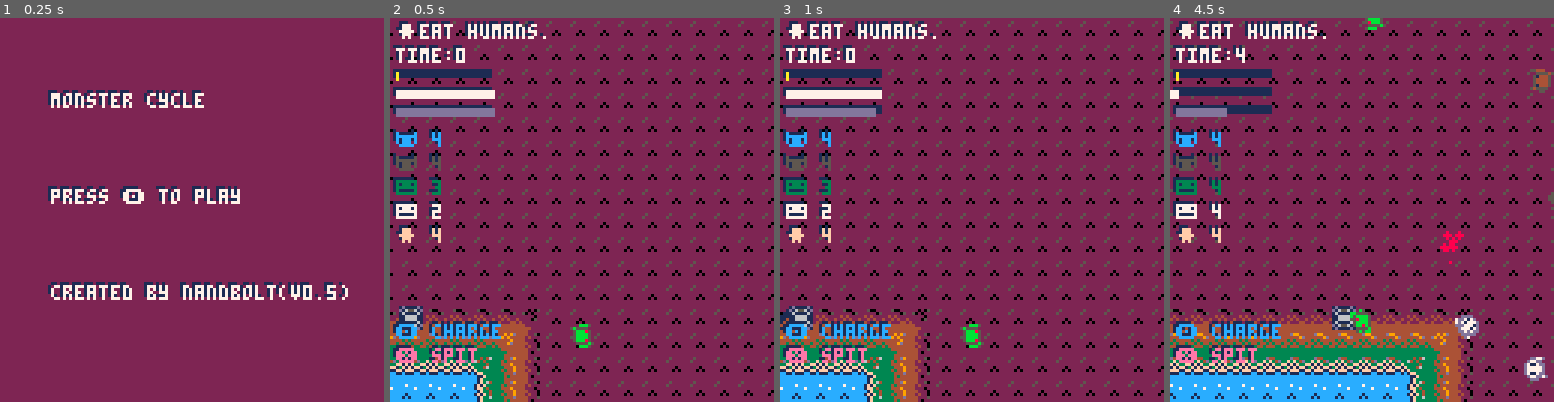
Above: before the commit, frames 1-4 (left to right).
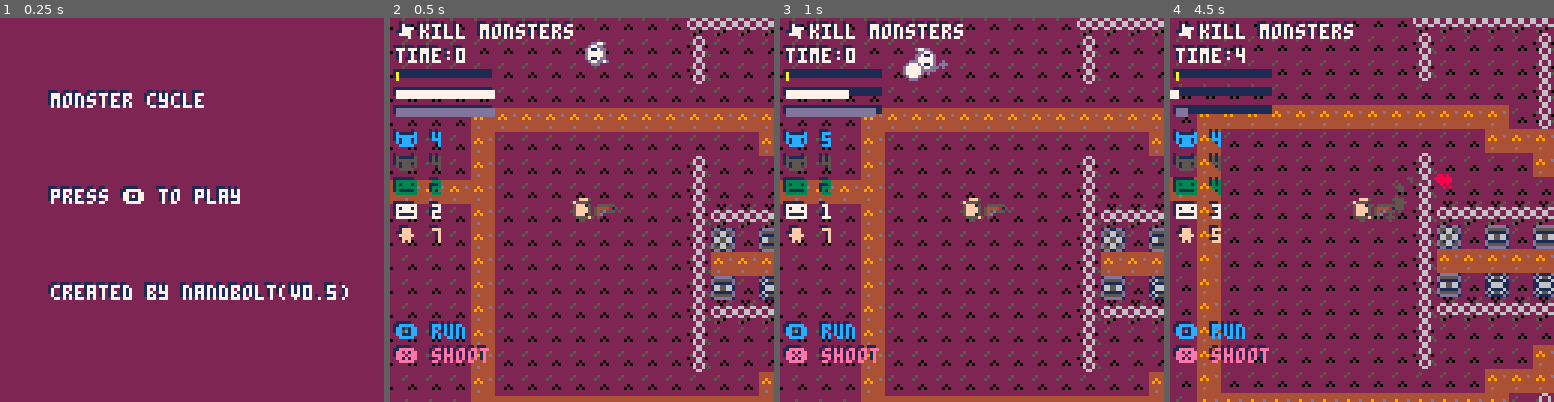
Above: after the commit, the same moments.

Repository: nandbolt/Monster-Cycle
Game: PICO-8 cartridge monster-cycle.p8
Two runs of this game, one before a commit and one after it. Both use one fixed random seed, a clock stepped at 60 frames per second and the inputs below.
Inputs:
- Up to frame 1 (0.25 s): no input
- Up to frame 2 (0.5 s): tap X (X key) at 0.33 s
- Up to frame 3 (1 s): tap O (Z key) at 0.7 s
- Up to frame 4 (4.5 s): tap X (X key) at 1.07, 1.85, 2.97, 4.08 s; hold Right 1.6-2.1 s; tap O (Z key) every 0.4 s from 1.7 to 4.1 s; hold Up 2.15-2.42 s; hold Right 2.47-3.03 s; hold Left 3.08-3.58 s; hold Down 3.63-3.97 s; hold Right from 4.02 s (still down)

Frame 1 is identical in both runs. In frame 2, 35% of the frame differs, in the area x 0-100%, y 0-100%; in frame 3, 35%; in frame 4, 44%.

Commit message:
handgun + more

Diff:
--- a/monster-cycle.p8
+++ b/monster-cycle.p8
@@ -76,7 +76,7 @@
 			spnr.y=irnd(0,mw)
 			make_skeleton(spnr.x,spnr.y,false)
 		end
-		for i=1,4 do
+		for i=1,6 do
 			spnr.x=irnd(0,mw)
 			spnr.y=irnd(0,mw)
 			make_human(spnr.x,spnr.y,false)
@@ -87,10 +87,10 @@
 		spnr.y=irnd(0,mh)
 		if rnd(1)<0.5 then
 			--make_ghost(spnr.x,spnr.y,true)
-			make_zombie(spnr.x,spnr.y,true)
+			make_human(spnr.x,spnr.y,true)
 		else
 			--make_wraith(spnr.x,spnr.y,true)
-			make_zombie(spnr.x,spnr.y,true)
+			make_human(spnr.x,spnr.y,true)
 		end
 	end
 end
@@ -329,6 +329,7 @@
 hss=64 --half screen size
 ts=8 --tile size
 hts=4 --half tile size
+rt2o2=0.7071 --sqrt(2)/2
 st_wander=0 --wander state
 st_fight=1 --fight state
 st_flee=2 --flee state
@@ -658,11 +659,13 @@
 	zombie.pc1=11
 	zombie.pc2=3
 	zombie.paccel=0.05
-	zombie.pburst=2
+	zombie.pburst=1
+	zombie.precoil=0
 	zombie.psize=2
 	zombie.pspd=0
 	zombie.plife=30
 	zombie.pcost=30
+	zombie.pethereal=true
 end
 -->8
 --actor
@@ -672,6 +675,8 @@
 	--dimensions
 	a.bbhw=3 --bounding box half width
 	a.bbhh=3 --bounding box half height
+	a.xfacing=1 --x facing direction
+	a.yfacing=0 --y facing direction
 
 	--movement
 	a.x=x --x position
@@ -683,6 +688,7 @@
 	a.normspd=2 --normal max move speed
 	a.accel=0.1 --move acceleration
 	a.ethereal=false --ethereal=no wall collisions
+	a.bounce=false --bounce on walls
 
 	--sprite
 	a.rsprs={1} --right sprites
@@ -731,7 +737,7 @@
 	a.ty=a.y --target y position
 	a.mstate=st_wander --mental state
 	a.mcnt=irnd(0,16) --mental counter
-	a.tradius=32 --target detection radius
+	a.tradius=64 --target detection radius
 end
 
 --updates player actor input
@@ -768,7 +774,15 @@
 	local ty=a.y/ts
 	if not a.ethereal and
 		in_table(walls,mget(tx,ty)) then
-		a.vx=0
+		if (a.bounce) then
+			a.vx*=-1
+			tx=(bb+a.vx)/ts
+			if in_table(walls,mget(tx,ty)) then
+				a.vx=0
+			end
+		else
+			a.vx=0
+		end
 	end
 	a.x=clamp(a.x+a.vx,0,mw-ts)
 	bb=clamp(bb+a.vx,0,mw-ts*2)
@@ -780,7 +794,15 @@
 	ty=(bb+a.vy)/ts
 	if not a.ethereal and
 		in_table(walls,mget(tx,ty)) then
-		a.vy=0
+		if (a.bounce) then
+			a.vy*=-1
+			ty=(bb+a.vx)/ts
+			if in_table(walls,mget(tx,ty)) then
+				a.vy=0
+			end
+		else
+			a.vy=0
+		end
 	end
 	a.y=clamp(a.y+a.vy,0,mh-ts)
 
@@ -825,14 +847,7 @@
 function draw_hitbox(a)
 	local bbx1,bbx2=a.x-a.bbhw,a.x+a.bbhw
 	local bby1,bby2=a.y-a.bbhh,a.y+a.bbhh
-	for y=bby1,bby2 do
-		for x=bbx1,bbx2 do
-			if (x==bbx1 or x==bbx2 or
-				y==bby1 or y==bby2) then
-				pset(x,y,7)
-			end
-		end
-	end
+	rect(bbx1,bby1,bbx2,bby2,7)
 end
 
 --renders the actor
@@ -858,33 +873,43 @@
 			--update facing direction
 			if a.vx>0 then
 				a.flipx=false
+				a.xfacing=rt2o2
 			else
 				a.flipx=true
+				a.xfacing=-rt2o2
 			end
 			if a.vy>0 then
 				a.flipy=false
+				a.yfacing=rt2o2
 			else
 				a.flipy=true
+				a.yfacing=-rt2o2
 			end
 		--down sprite
 		elseif abs(a.vx)<abs(a.vy) then
 			a.sprs=a.dsprs
+			a.xfacing=0
 
 			--update y facing direction
 			if a.vy<0 then
 				a.flipy=true
+				a.yfacing=-1
 			elseif a.vy>0 then
 				a.flipy=false
+				a.yfacing=1
 			end
 		--right sprite
 		else
 			a.sprs=a.rsprs
+			a.yfacing=0
 
 			--update x facing direction
 			if a.vx<0 then
 				a.flipx=true
+				a.xfacing=-1
 			elseif a.vx>0 then
 				a.flipx=false
+				a.xfacing=1
 			end
 		end
 	end
@@ -895,8 +920,20 @@
 	spr(sprite,a.x-hts,a.y-hts,
 		1,1,a.flipx,a.flipy)
 
-	--draw hitbox
+	--draw debug
 	--draw_hitbox(a)
+	--circ(a.x,a.y,a.tradius,7)
+	--line(a.x,a.y,a.x+a.xfacing*8,a.y+a.yfacing*8,7)
+end
+
+--update meter
+function update_meter(a)
+	if a.cooldwn<=0 then
+		a.meter=a.maxmeter
+		a.cooldwn=a.maxcooldwn
+	elseif a.meter<a.maxmeter then
+		a.cooldwn-=1
+	end
 end
 
 --init trail
@@ -936,6 +973,8 @@
 	--states
 	a.running=false
 	a.runspd=rspd
+	a.burststr=0
+	a.burstcost=30
 	a.contactdmg=true
 end
 
@@ -960,12 +999,7 @@
 	else
 		a.dashing=false
 		a.invulnerable=false
-		if a.cooldwn<=0 then
-			a.meter=a.maxmeter
-			a.cooldwn=a.maxcooldwn
-		elseif a.meter<a.maxmeter then
-			a.cooldwn-=1
-		end
+		update_meter(a)
 	end
 
 	--update max speed
@@ -986,6 +1020,13 @@
 function update_run(a)
 	if a.oaction and a.meter>0 then
 		if not a.running then
+			--burst
+			if a.burststr!=0 then
+				a.vx+=a.dx*a.burststr
+				a.vy+=a.dy*a.burststr
+				a.meter-=a.burstcost
+			end
+
 			--if player
 			if a==player then
 				sfx(0)
@@ -996,12 +1037,7 @@
 		a.meter-=1
 	else
 		a.running=false
-		if a.cooldwn<=0 then
-			a.meter=a.maxmeter
-			a.cooldwn=a.maxcooldwn
-		elseif a.meter<a.maxmeter then
-			a.cooldwn-=1
-		end
+		update_meter(a)
 	end
 
 	--update max speed
@@ -1107,8 +1143,12 @@
 			end
 		end
 	else
-		local dist = get_dist(a.x,a.y,a.targ.x,a.targ.y)
-		if a.targ==nil or dist>a.tradius then
+		if a.targ!=nil then
+			local dist=get_dist(a.x,a.y,a.targ.x,a.targ.y)
+			if dist>a.tradius then
+				a.mstate=st_wander
+			end
+		else
 			a.mstate=st_wander
 		end
 	end
@@ -1174,6 +1214,7 @@
 	a.pcost=20
 	a.precoil=3
 	a.pfollow=false
+	a.pbounce=false
 
 	--draw
 	a.pc1=7
@@ -1187,8 +1228,14 @@
 function update_blaster(a)
 	--check blast input + meter cost
 	if a.xactionp and a.meter>0 then
+		--update speed(add to projectile velocity)
+		a.spd=get_vec_len(a.vx,a.vy)
+
+		--standing shot
+		update_standing_shot(a)
+
 		--blast
-		spawn_proj(a,a.x,a.y,a.dx,a.dy,a.pburst)
+		spawn_proj(a,a.x,a.y,a.dx,a.dy,a.pburst+a.spd)
 		a.meter-=a.pcost
 		a.vx+=-a.dx*a.precoil
 		a.vy+=-a.dy*a.precoil
@@ -1200,6 +1247,156 @@
 		--if player
 		if a==player then
 			sfx(0)
+		end
+	end
+end
+
+--update blaster 2
+function update_blaster2(a)
+	--check blast input + meter cost
+	if a.oactionp and a.meter>0 then
+		--update speed(add to projectile velocity)
+		a.spd=get_vec_len(a.vx,a.vy)
+
+		--standing shot
+		update_standing_shot(a)
+
+		--blast
+		spawn_proj(a,a.x,a.y,a.dx,a.dy,a.pburst+a.spd)
+		local ds={}
+		if a.dx>0 then
+			if a.dy>0 then
+				ds={1,0,0,1} --southeast
+			elseif a.dy<0 then
+				ds={0,-1,1,0} --northeast
+			else
+				ds={rt2o2,-rt2o2,rt2o2,rt2o2} --east
+			end
+		elseif a.dx<0 then
+			if a.dy>0 then
+				ds={-1,0,0,1} --southwest
+			elseif a.dy<0 then
+				ds={0,-1,-1,0} --northwest
+			else
+				ds={-rt2o2,-rt2o2,-rt2o2,rt2o2} --west
+			end
+		else
+			if a.dy>0 then
+				ds={-rt2o2,rt2o2,rt2o2,rt2o2} --south
+			else
+				ds={-rt2o2,-rt2o2,rt2o2,-rt2o2} --north
+			end
+		end
+		spawn_proj(a,a.x,a.y,ds[1],ds[2],a.pburst+a.spd)
+		spawn_proj(a,a.x,a.y,ds[3],ds[4],a.pburst+a.spd)
+		a.meter-=a.pcost*3
+		a.vx+=-a.dx*a.precoil
+		a.vy+=-a.dy*a.precoil
+
+		--cooldown
+		a.cooldwn=a.maxcooldwn
+		a.oactionp=false
+
+		--if player
+		if a==player then
+			sfx(0)
+		end
+	end
+end
+
+--update item
+function update_item(a)
+	--update position
+	update_item_pos(a)
+
+	--check blast input + meter cost
+	if a.xactionp and a.meter>0 then
+		--update speed(add to projectile velocity)
+		a.spd=get_vec_len(a.vx,a.vy)
+
+		--blast
+		local xoff=a.itmxoff+hts
+		local yoff=a.itmyoff+hts
+		local dx=xoff/a.itmoff
+		local dy=yoff/a.itmoff
+		spawn_proj(a,a.x+xoff,
+			a.y+yoff,dx,dy,
+			a.pburst+a.spd)
+		a.meter-=a.pcost
+		a.vx+=-dx*a.precoil
+		a.vy+=-dy*a.precoil
+
+		--cooldown
+		a.cooldwn=a.maxcooldwn
+		a.xactionp=false
+
+		--if player
+		if a==player then
+			sfx(0)
+		end
+	end
+end
+
+--update standing shot
+function update_standing_shot(a)
+	if a.dx==0 and a.dy==0 then
+		--facing horizontal
+		if a.sprs==a.rsprs then
+			if a.flipx then
+				a.dx=-1 --left
+			else
+				a.dx=1 --right
+			end
+		--facing vertical
+		elseif a.sprs==a.dsprs then
+			if a.flipy then
+				a.dy=-1 --up
+			else
+				a.dy=1 --down
+			end
+		--facing diagonal
+		else
+			if a.flipx then
+				a.dx=-rt2o2
+			else
+				a.dx=rt2o2
+			end
+			if a.flipy then
+				a.dy=-rt2o2
+			else
+				a.dy=rt2o2
+			end
+		end
+	end
+end
+
+--update item position
+function update_item_pos(a)
+	if ((a==player and a.dx!=0 or
+		a.dy!=0) or (a!=player)) then
+		local dx,dy=a.dx,a.dy
+		if a!=player then
+			dx=a.xfacing
+			dy=a.yfacing
+		end
+		a.itmxoff=dx*a.itmoff-hts
+		a.itmyoff=dy*a.itmoff-hts
+		if dx!=0 and dy!=0 then
+			a.itmspridx=3
+		elseif dy!=0 then
+			a.itmspridx=2
+		else
+			a.itmspridx=1
+		end
+		if dx>0 then
+			a.itmflipx=false
+		elseif dx<0 then
+			a.itmflipx=true
+		end
+		if dy>0 then
+			a.itmflipy=false
+		elseif dy<0 then
+			a.itmflipy=true
 		end
 	end
 end
@@ -1378,8 +1575,12 @@
 	skeleton.ascenders=beds
 	skeleton.targs={humans}
 
+	--movement
+	skeleton.bounce=true
+
 	--trail
-	--init_trail(skeleton,7)
+	init_trail(skeleton,7)
+	skeleton.trailon=false
 
 	--sprite
 	skeleton.rsprs={36,52}
@@ -1390,11 +1591,14 @@
 	--run
 	init_run(skeleton,3)
 
+	--blaster
+	init_skeleton_blaster(skeleton)
+
 	--player or npc
 	if is_player then
 		skeleton.update_input=update_player_input
 		skeleton.goal="웃fight humans."
-		skeleton.oprompt="🅾️ run"
+		skeleton.oprompt="🅾️ throw x3"
 		skeleton.xprompt="❎ throw"
 		player=skeleton
 	else
@@ -1410,7 +1614,17 @@
 function update_skeleton(skeleton)
 	--get input
 	skeleton.update_input(skeleton)
-	update_run(skeleton)
+	update_blaster(skeleton)
+	update_blaster2(skeleton)
+	update_meter(skeleton)
+
+	--contact damage
+	if skeleton.contactdmg then
+		local oa=touching(skeleton,skeleton.targs)
+		if oa!=nil then
+			actor_kill(skeleton,oa)
+		end
+	end
 
 	--move and collide
 	move_and_collide(skeleton)
@@ -1448,6 +1662,21 @@
 	skeleton.dy=skeleton.ty-skeleton.y
 	normalize_dir(skeleton)
 end
+
+--init skeleton blaster
+function init_skeleton_blaster(skeleton)
+	init_blaster(skeleton)
+	skeleton.pc1=7
+	skeleton.pc2=13
+	skeleton.paccel=0.05
+	skeleton.pburst=2
+	skeleton.precoil=0
+	skeleton.psize=2
+	skeleton.pspd=0
+	skeleton.plife=60
+	skeleton.pcost=30
+	skeleton.pbounce=true
+end
 -->8
 --human
 
@@ -1465,7 +1694,8 @@
 	human.targs={zombies,skeletons}
 
 	--trail
-	--init_trail(human,4)
+	init_trail(human,4)
+	human.trailon=false
 
 	--sprite
 	if rnd(1)<0.5 then
@@ -1482,13 +1712,17 @@
 	--run
 	init_run(human,3)
 	human.contactdmg=false
+	human.burststr=2
+
+	--item
+	init_human_item(human)
 
 	--player or npc
 	if is_player then
 		human.update_input=update_player_input
 		human.goal="✽kill monsters"
 		human.oprompt="🅾️ run"
-		human.xprompt="❎ use item"
+		human.xprompt="❎ shoot"
 		player=human
 	else
 		init_actor_npc(human,human_npc_input)
@@ -1504,6 +1738,7 @@
 	--get input
 	human.update_input(human)
 	update_run(human)
+	update_item(human)
 
 	--move and collide
 	move_and_collide(human)
@@ -1516,6 +1751,7 @@
 function draw_human(human)
 	if player.tier!=1 then
 		draw_actor(human)
+		draw_human_item(human)
 	else
 		pset(human.x,human.y,7)
 	end
@@ -1540,6 +1776,36 @@
 	human.dx=human.tx-human.x
 	human.dy=human.ty-human.y
 	normalize_dir(human)
+end
+
+--init human item
+function init_human_item(human)
+	--pistol
+	init_blaster(human)
+	human.pc1=10
+	human.pc2=5
+	human.pburst=6
+	human.precoil=1
+	human.psize=1
+	human.pspd=6
+	human.plife=15
+	human.pcost=20
+
+	--item
+	human.itmsprs={16,32,48}
+	human.itmspridx=1
+	human.itmoff=8
+	human.itmxoff=8-hts
+	human.itmyoff=-hts
+	human.itmflipx=false
+	human.itmflipy=false
+end
+
+--draw human item
+function draw_human_item(a)
+	spr(a.itmsprs[a.itmspridx],
+		a.x+a.itmxoff,a.y+a.itmyoff,
+		1,1,a.itmflipx,a.itmflipy)
 end
 -->8
 --projectile
@@ -1565,6 +1831,7 @@
 	proj.accel=a.paccel --acceleration
 	proj.ethereal=a.pethereal --ethereal=no wall collisions
 	proj.follow=a.pfollow --follow owner
+	proj.bounce=a.pbounce --bounce on walls
 
 	--draw
 	proj.c=a.pc1
